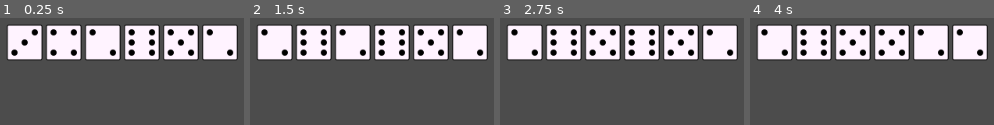
Above: before the commit, frames 1-4 (left to right).
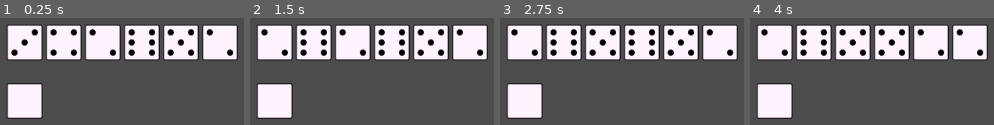
Above: after the commit, the same moments.

Repository: mraich/lantern
Game: Godot game, scene res://scenes/world.tscn
Same seed, same stepped clock (60 frames per second), same inputs: the game is played once before the commit and once after it.
Inputs (mouse positions are in pixels of both pictures, inside the frame that each line leads up to):
- Up to frame 1 (0.25 s): no input
- Up to frame 2 (1.5 s): tap Enter at 0.5 s; move the mouse to (274, 41) at 0.52 s; click (274, 41) at 0.67 s; tap Space at 1.25 s; move the mouse to (313, 41) at 1.27 s; click (313, 41) at 1.42 s
- Up to frame 3 (2.75 s): tap Enter at 2 s; move the mouse to (602, 41) at 2.02 s; click (602, 41) at 2.17 s
- Up to frame 4 (4 s): tap Space at 2.75 s; move the mouse to (891, 41) at 2.77 s; click (891, 41) at 2.92 s; tap Enter at 3.5 s; move the mouse to (930, 41) at 3.52 s; click (930, 41) at 3.67 s

The runs differ from the first frame. In frame 1, 4.8% of the frame differs, in the area x 2-18%, y 60-95%; in frame 2, 4.8%; in frame 3, 4.8%; in frame 4, 4.8%.

Commit message:
World:: Egy puzzle objektum elhelyezése a képernyőn.

Diff:
--- a/scenes/world.tscn
+++ b/scenes/world.tscn
@@ -1,7 +1,8 @@
-[gd_scene load_steps=3 format=2]
+[gd_scene load_steps=4 format=2]
 
 [ext_resource path="res://scripts/world.gd" type="Script" id=1]
 [ext_resource path="res://scenes/dice_container.tscn" type="PackedScene" id=2]
+[ext_resource path="res://scenes/puzzle.tscn" type="PackedScene" id=3]
 
 [node name="world" type="Node2D"]
 script = ExtResource( 1 )
@@ -12,3 +13,6 @@
 margin_right = 100.0
 margin_bottom = 100.0
 alignment = 1
+
+[node name="puzzle" parent="." instance=ExtResource( 3 )]
+position = Vector2( 125, 200 )
